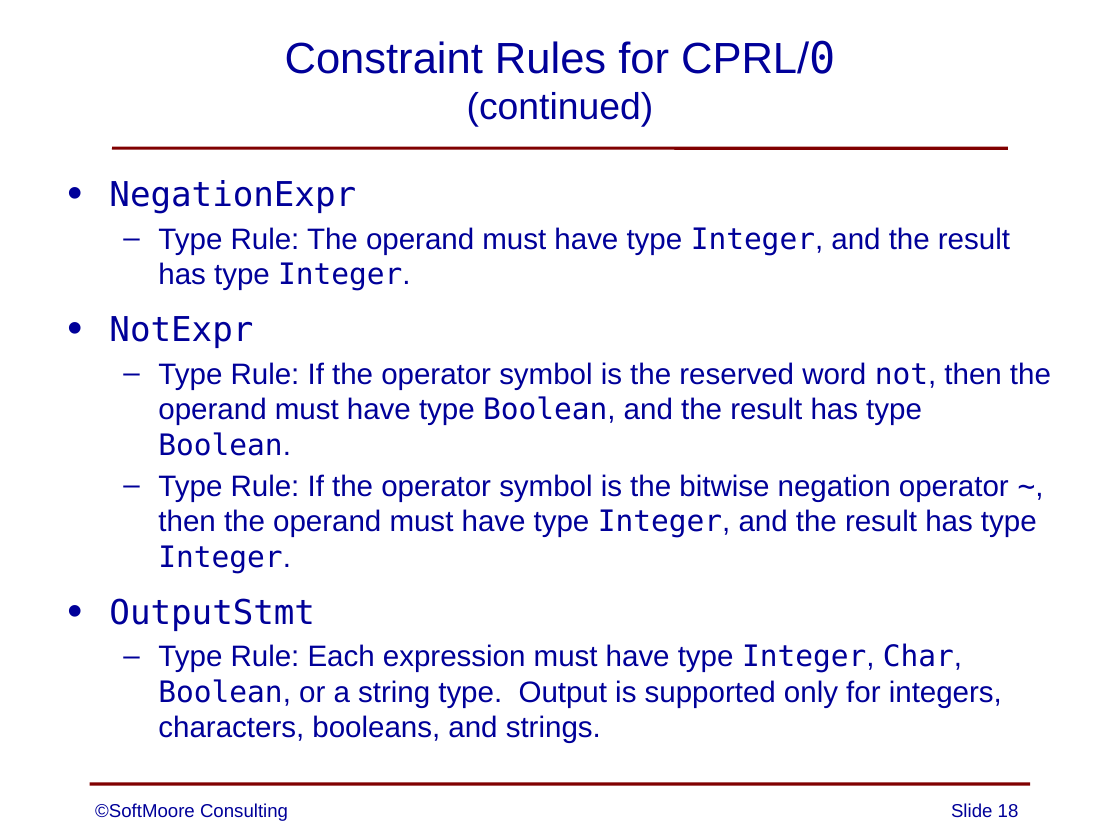
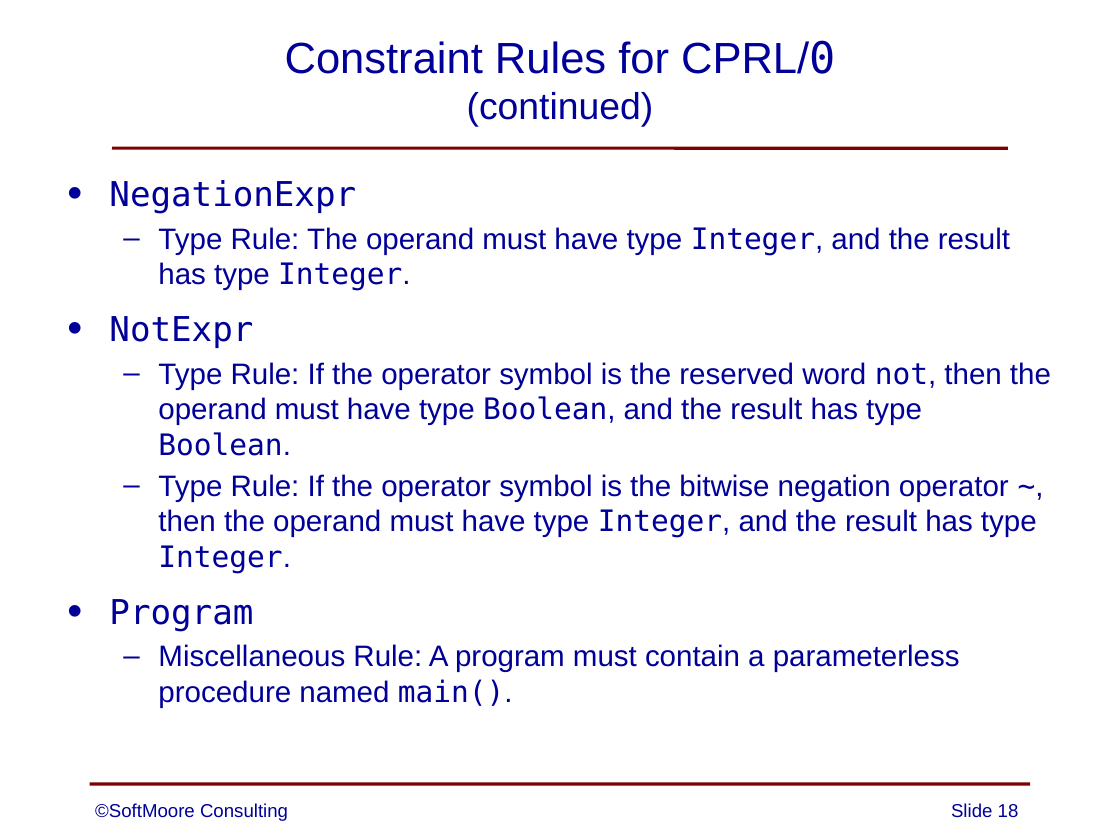
Before and after one commit to SoftMoore/CPRL-Kt-3rd, a slide deck: slide 18 of PowerPoints/09 - Constraint Analysis.pptx. Drawn at 1120x840 pixels with LibreOffice and Linux fonts; fonts in the diff are those of the drawing. Boxes give left, top, right and bottom in pixels: in the first picture for what was removed or moved away, otherwise in the second. Text is boxed around its words. In the diff, an @@ line names an element or a change of style, - is before the commit and + after.

```diff
--- a/PowerPoints/09 - Constraint Analysis.pptx
+++ b/PowerPoints/09 - Constraint Analysis.pptx
@@ text at (x1=109, y1=599, x2=960, y2=708): text changed @@
-• OutputStmt
-  – Type Rule: Each expression must have type Integer, Char, Boolean, or a string type. Output is supported only for integers, characters, booleans, and strings.
+• Program
+  – Miscellaneous Rule: A program must contain a parameterless procedure named main().
```
Also in this commit, not shown: 1 other slide changed.
